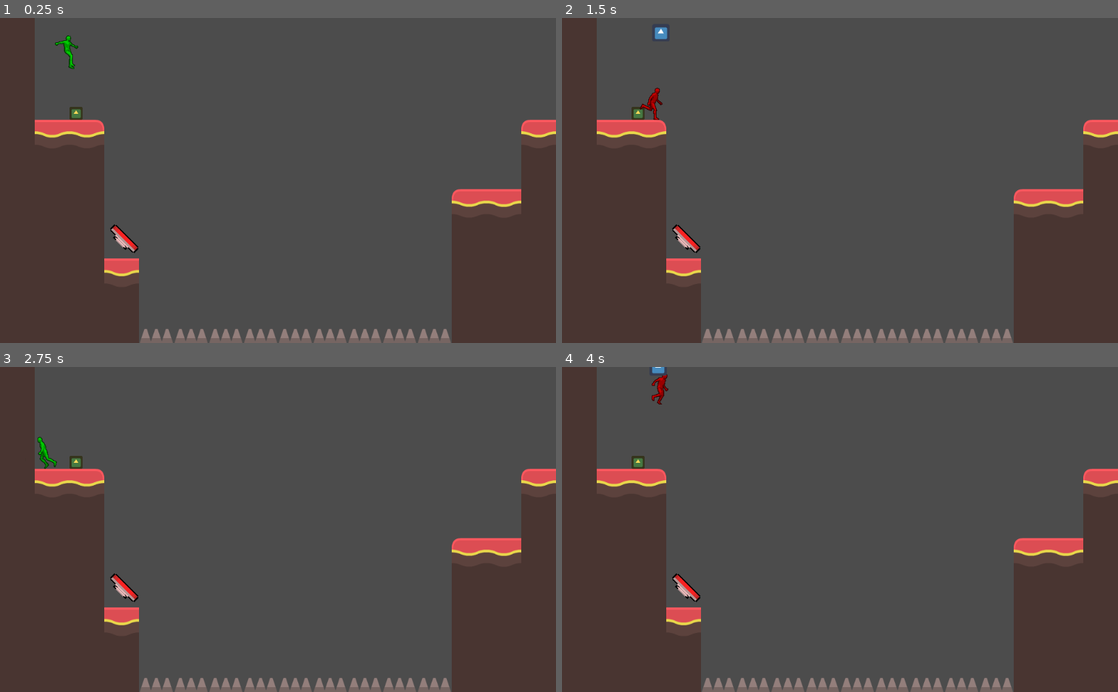
Above: before the commit, frames 1-4 (two rows, left to right).
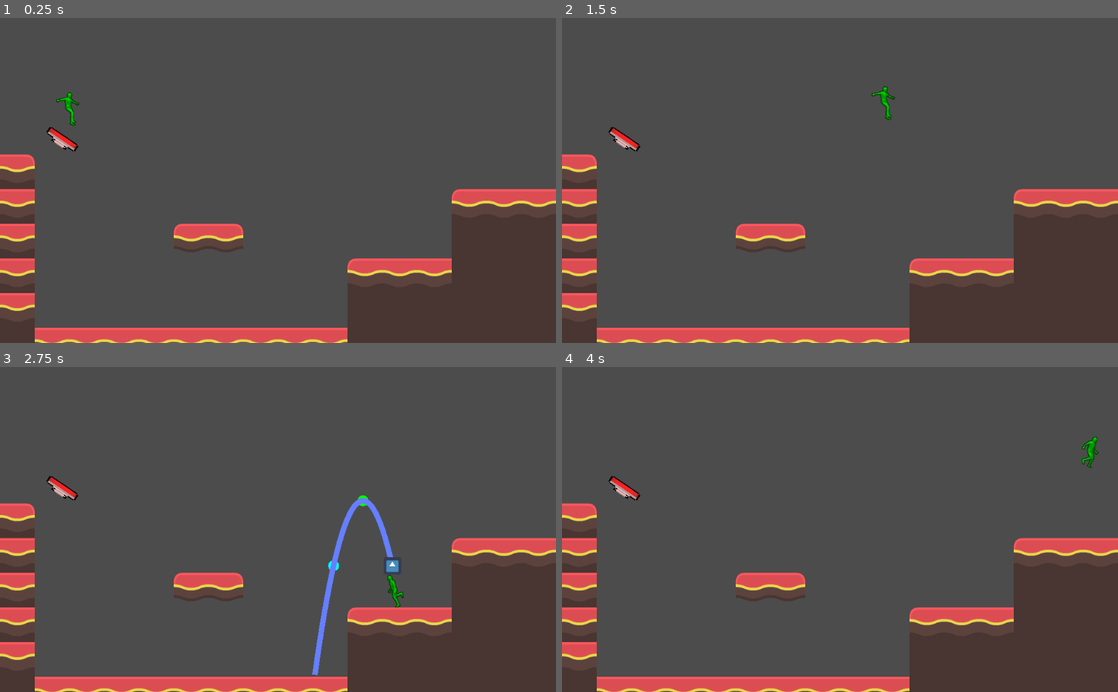
Above: after the commit, the same moments.

Repository: ALhobby/PuzzlePlataformer
Game: Godot game, scene res://Main.tscn
Two runs of this game, one before a commit and one after it. Both use one fixed random seed, a clock stepped at 60 frames per second and the inputs below. The engine's default icon, where the game draws it, is replaced by a stand-in: a white triangle on a blue panel in a dark square.
Inputs (mouse positions are in pixels of both pictures, inside the frame that each line leads up to):
- Up to frame 1 (0.25 s): no input
- Up to frame 2 (1.5 s): tap Enter at 0.5 s; move the mouse to (962, 164) at 0.52 s; hold Right (ui_right) from 0.53 s (still down); click (962, 164) at 0.6 s; tap Up (ui_up) at 0.77 s; move the mouse to (728, 196) at 1.27 s; click (728, 196) at 1.35 s
- Up to frame 3 (2.75 s): tap Up (ui_up) at 1.52 s; move the mouse to (333, 458) at 2.02 s; release Right (ui_right) at 2.03 s; hold Left (ui_left) from 2.03 s (still down); click (333, 458) at 2.1 s
- Up to frame 4 (4 s): move the mouse to (812, 594) at 2.77 s; release Left (ui_left) at 2.78 s; hold Right (ui_right) from 2.78 s (still down); click (812, 594) at 2.85 s; tap Up (ui_up) at 3.02, 3.77 s; move the mouse to (1006, 578) at 3.52 s; click (1006, 578) at 3.6 s

The runs differ from the first frame. In frame 1, 23% of the frame differs, in the area x 0-100%, y 0-100%; in frame 2, 23%; in frame 3, 24%; in frame 4, 23%.

Commit message:
Add gitignore

Diff:
--- a/Button.gd
+++ b/Button.gd
@@ -14,6 +14,7 @@
 
 func _on_Button_body_entered(body):
 	if body is KinematicBody2D:
+		# TODO : this should only fire if body is moth or not mothless player
 		print("BUTTON PRESSED")
 		pressed = true
 		button_presser_num += 1
--- a/Main.tscn
+++ b/Main.tscn
@@ -671,7 +671,7 @@
 margin_bottom = 40.0
 
 [node name="Player" parent="." instance=ExtResource( 1 )]
-position = Vector2( 3582, 607 )
+position = Vector2( 128, 72 )
 collision_mask = 4
 
 [connection signal="body_entered" from="World/Spikes" to="." method="_on_Spikes_body_entered"]
Not shown, added: .gitignore
